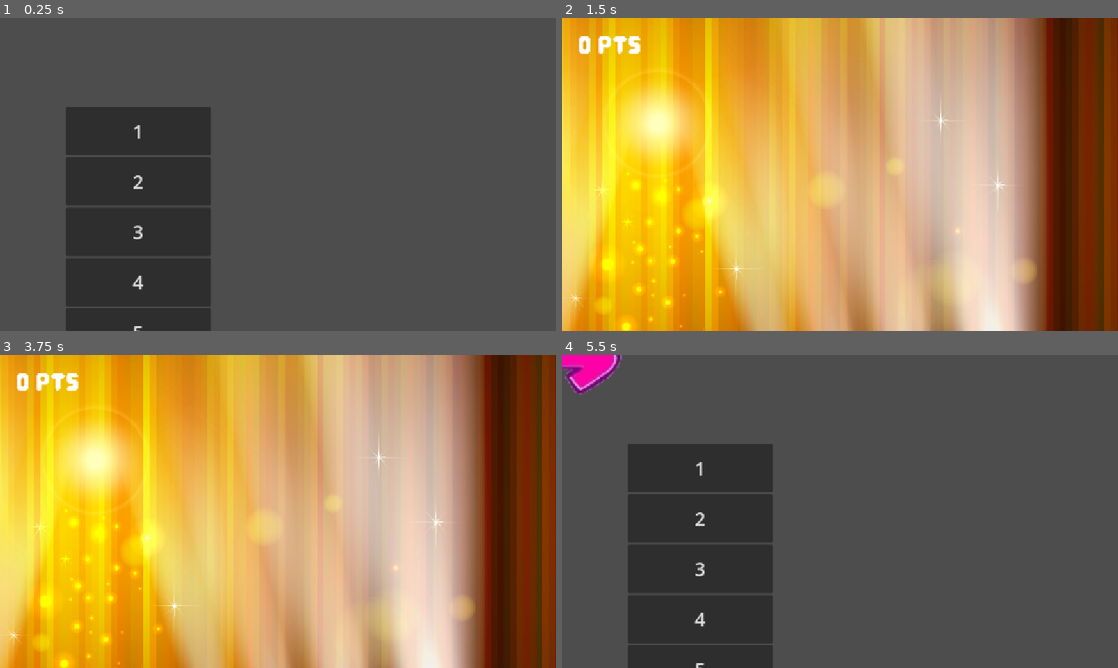
Above: before the commit, frames 1-4 (two rows, left to right).
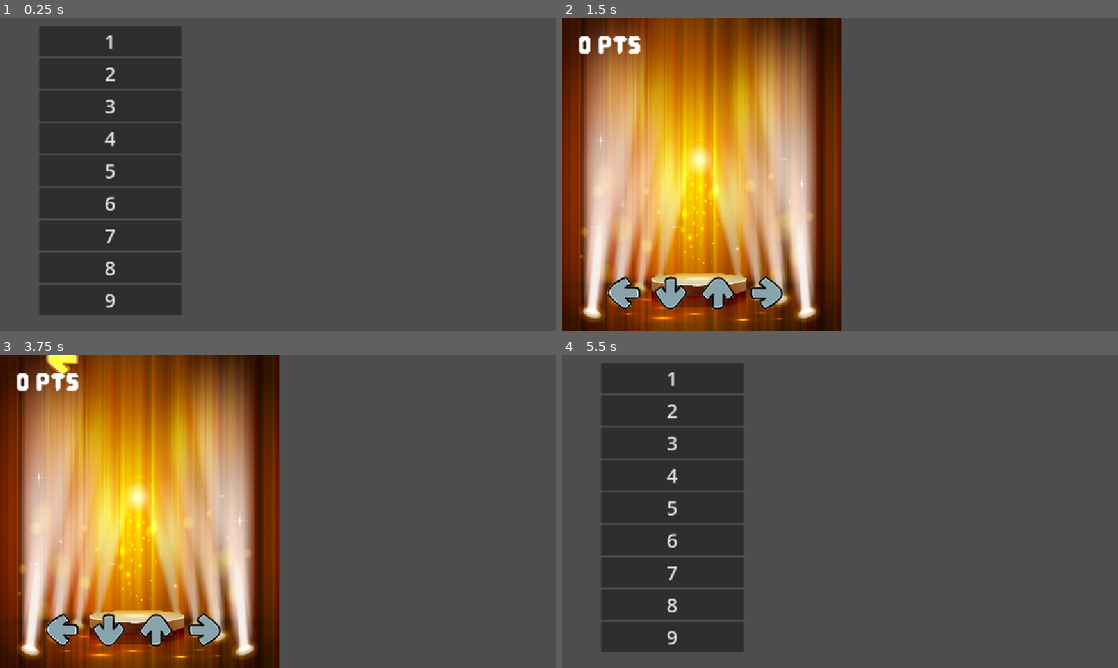
Above: after the commit, the same moments.

Repository: Ewie28/DDR
Game: Godot game, scene res://scenes/rhythm_test_scene.tscn
Same seed, same stepped clock (60 frames per second), same inputs: the game is played once before the commit and once after it. The project has no main scene, so this scene is started directly. Sound files missing from this copy of the repository are replaced by a short silence.
Inputs:
- Up to frame 1 (0.25 s): no input
- Up to frame 2 (1.5 s): click "1" at 0.5 s; tap Enter at 1.25 s; hold Right (button_RIGHT) from 1.28 s (still down)
- Up to frame 3 (3.75 s): release Right (button_RIGHT) at 2.03 s; hold Down (button_DOWN) 2.03-2.75 s; click "2" at 2.75 s; tap Space at 3.5 s; hold Right (button_RIGHT) from 3.53 s (still down)
- Up to frame 4 (5.5 s): release Right (button_RIGHT) at 4.28 s; hold Up (button_UP) 4.28-5.03 s; hold Left (button_LEFT) from 5.03 s (still down)

The runs differ from the first frame. In frame 1, 15% of the frame differs, in the area x 7-38%, y 2-100%; in frame 2, 97%, in the area x 0-100%, y 0-100%; in frame 3, 97%; in frame 4, 16%.

Commit message:
Resized everything again
last time let's hope

Diff:
--- a/ddr/scenes/RhythmObjects/falling_key.gd
+++ b/ddr/scenes/RhythmObjects/falling_key.gd
@@ -1,11 +1,11 @@
 extends Sprite2D
 
-@export var fall_speed: float = 8.0
+@export var fall_speed: float = 4.5
 
-var init_y_pos: float = -700
+var init_y_pos: float = -400
 
 var has_passed: bool = false
-var pass_threshold = 470
+var pass_threshold = 260
 
 func _init():
 	set_process(false)
--- a/ddr/scenes/RhythmObjects/falling_key.tscn
+++ b/ddr/scenes/RhythmObjects/falling_key.tscn
@@ -4,7 +4,7 @@
 [ext_resource type="Script" uid="uid://dn458at321ak1" path="res://scenes/RhythmObjects/falling_key.gd" id="2_wrv15"]
 
 [node name="FallingKey" type="Sprite2D"]
-scale = Vector2(3, 3)
+scale = Vector2(1.3, 1.3)
 texture = ExtResource("1_v4xk1")
 hframes = 4
 vframes = 3
--- a/ddr/scenes/RhythmObjects/key_listener.gd
+++ b/ddr/scenes/RhythmObjects/key_listener.gd
@@ -7,8 +7,8 @@
 
 var perfect_press_threshold: float = 20
 var great_press_threshold: float = 40
-var good_press_threshold: float = 65
-var ok_press_threshold: float = 110
+var good_press_threshold: float = 75
+var ok_press_threshold: float = 140
 # otherwise, miss
 
 var perfect_press_score: float = 250
--- a/ddr/scenes/RhythmObjects/level_editor.gd
+++ b/ddr/scenes/RhythmObjects/level_editor.gd
@@ -7,7 +7,7 @@
 var current_level_name = ""
 
 # Time it takes for falling keys to reach critical point
-var fk_fall_time: float = 2.43323599
+var fk_fall_time: float = 2.43333333
 
 # Array for recording key presses in edit mode
 var fk_output_arr = [[],[],[],[]]
--- a/ddr/scenes/RhythmObjects/rhythm_game_manager.gd
+++ b/ddr/scenes/RhythmObjects/rhythm_game_manager.gd
@@ -6,7 +6,7 @@
 		"title": "Catch the Cat",
 		"music": "res://assets/audio/song_1.wav",
 		"background_image": "",  # Leave empty for now
-		"note_data": "[[0.8, 1.5, 2.3],[1.0, 1.7, 2.5],[1.2, 1.9, 2.7],[1.4, 2.1, 2.9]]"
+		"note_data": "[[0.8, 1.5, 2.3, 3, 4, 5, 6, 8, 10, 11, 12, 13, 14, 15 ,16],[1.0, 1.7, 2.5],[1.2, 1.9, 2.7],[1.4, 2.1, 2.9]]"
 	},
 	"rhythm2": {
 		"title": "Clean the Cars",
--- a/ddr/scenes/RhythmObjects/signals.gd
+++ b/ddr/scenes/RhythmObjects/signals.gd
@@ -26,7 +26,7 @@
 	print("Signals script initialized")
 	# Connect to our own signals for debugging
 	StartRhythmGame.connect(func(level_id): print("StartRhythmGame signal emitted for: " + level_id))
-	CreateFallingKey.connect(func(button): print("CreateFallingKey signal emitted for: " + button))
+	CreateFallingKey.connect(func(button): pass)
 	EndRhythmGame.connect(func(success): print("EndRhythmGame signal emitted with success: " + str(success)))
 
 func finish_change_scene():
--- a/ddr/scenes/Rhythms/BaseRhythm.tscn
+++ b/ddr/scenes/Rhythms/BaseRhythm.tscn
@@ -13,31 +13,31 @@
 [node name="Camera2D" type="Camera2D" parent="."]
 
 [node name="Background" type="Sprite2D" parent="."]
-position = Vector2(-378, -87)
-scale = Vector2(0.787702, 0.79118)
+position = Vector2(-292, -23)
+scale = Vector2(0.237097, 0.302)
 texture = ExtResource("1_op5qb")
 
 [node name="KeyListener" parent="." instance=ExtResource("1_8xu51")]
 texture_filter = 1
-position = Vector2(-700, 456)
-scale = Vector2(3, 3)
+position = Vector2(-450, 248)
+scale = Vector2(1.3, 1.3)
 key_name = "button_LEFT"
 
 [node name="KeyListener2" parent="." instance=ExtResource("1_8xu51")]
-position = Vector2(-450, 456)
-scale = Vector2(3, 3)
+position = Vector2(-350, 248)
+scale = Vector2(1.3, 1.3)
 frame = 1
 key_name = "button_DOWN"
 
 [node name="KeyListener3" parent="." instance=ExtResource("1_8xu51")]
-position = Vector2(-200, 456)
-scale = Vector2(3, 3)
+position = Vector2(-250, 248)
+scale = Vector2(1.3, 1.3)
 frame = 2
 key_name = "button_UP"
 
 [node name="KeyListener4" parent="." instance=ExtResource("1_8xu51")]
-position = Vector2(50, 456)
-scale = Vector2(3, 3)
+position = Vector2(-150, 248)
+scale = Vector2(1.3, 1.3)
 frame = 3
 key_name = "button_RIGHT"
 
--- a/ddr/scenes/rhythm_test_scene.tscn
+++ b/ddr/scenes/rhythm_test_scene.tscn
@@ -6,67 +6,67 @@
 custom_minimum_size = Vector2(300, 300)
 layout_mode = 3
 anchors_preset = 0
-offset_right = 56.0
-offset_bottom = 48.0
+offset_right = 624.0
+offset_bottom = 640.0
 script = ExtResource("1_k1opr")
 
 [node name="LevelButtons" type="VBoxContainer" parent="."]
 layout_mode = 0
-offset_left = 136.0
-offset_top = 184.0
-offset_right = 432.0
-offset_bottom = 296.0
+offset_left = 80.0
+offset_top = 16.0
+offset_right = 376.0
+offset_bottom = 615.0
 
 [node name="Rhythm1Button" type="Button" parent="LevelButtons"]
-custom_minimum_size = Vector2(300, 100)
+custom_minimum_size = Vector2(100, 50)
 layout_mode = 2
 theme_override_font_sizes/font_size = 40
 text = "1"
 
 [node name="Rhythm2Button" type="Button" parent="LevelButtons"]
-custom_minimum_size = Vector2(300, 100)
+custom_minimum_size = Vector2(100, 50)
 layout_mode = 2
 theme_override_font_sizes/font_size = 40
 text = "2"
 
 [node name="Rhythm3Button" type="Button" parent="LevelButtons"]
-custom_minimum_size = Vector2(300, 100)
+custom_minimum_size = Vector2(100, 50)
 layout_mode = 2
 theme_override_font_sizes/font_size = 40
 text = "3"
 
 [node name="Rhythm4Button" type="Button" parent="LevelButtons"]
-custom_minimum_size = Vector2(300, 100)
+custom_minimum_size = Vector2(100, 50)
 layout_mode = 2
 theme_override_font_sizes/font_size = 40
 text = "4"
 
 [node name="Rhythm5Button" type="Button" parent="LevelButtons"]
-custom_minimum_size = Vector2(300, 100)
+custom_minimum_size = Vector2(100, 50)
 layout_mode = 2
 theme_override_font_sizes/font_size = 40
 text = "5"
 
 [node name="Rhythm6Button" type="Button" parent="LevelButtons"]
-custom_minimum_size = Vector2(300, 100)
+custom_minimum_size = Vector2(100, 50)
 layout_mode = 2
 theme_override_font_sizes/font_size = 40
 text = "6"
 
 [node name="Rhythm7Button" type="Button" parent="LevelButtons"]
-custom_minimum_size = Vector2(300, 100)
+custom_minimum_size = Vector2(100, 50)
 layout_mode = 2
 theme_override_font_sizes/font_size = 40
 text = "7"
 
 [node name="Rhythm8Button" type="Button" parent="LevelButtons"]
-custom_minimum_size = Vector2(300, 100)
+custom_minimum_size = Vector2(100, 50)
 layout_mode = 2
 theme_override_font_sizes/font_size = 40
 text = "8"
 
 [node name="Rhythm9Button" type="Button" parent="LevelButtons"]
-custom_minimum_size = Vector2(300, 100)
+custom_minimum_size = Vector2(100, 50)
 layout_mode = 2
 theme_override_font_sizes/font_size = 40
 text = "9"
Not shown: 1 places in ddr/scenes/Bedroom.tscn that only renumber resources
